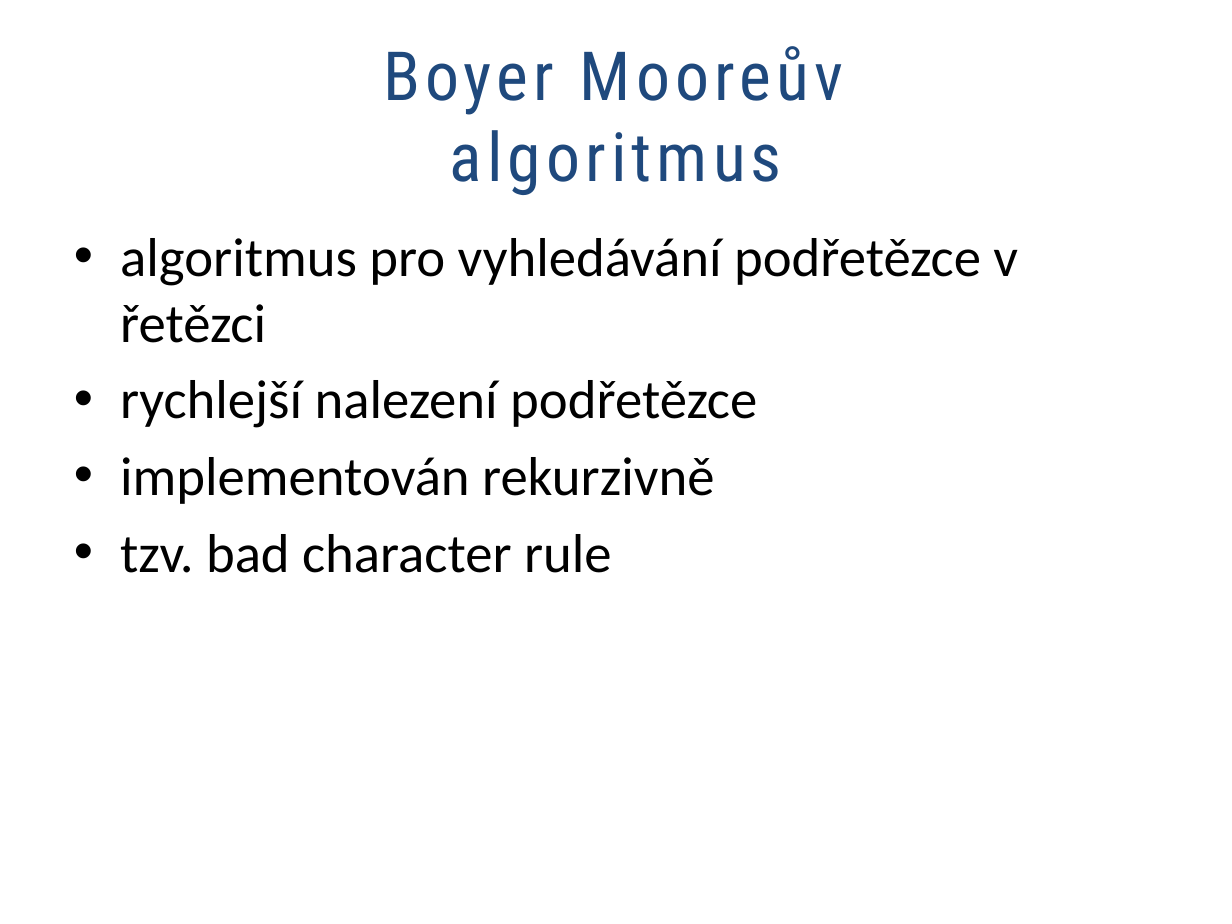
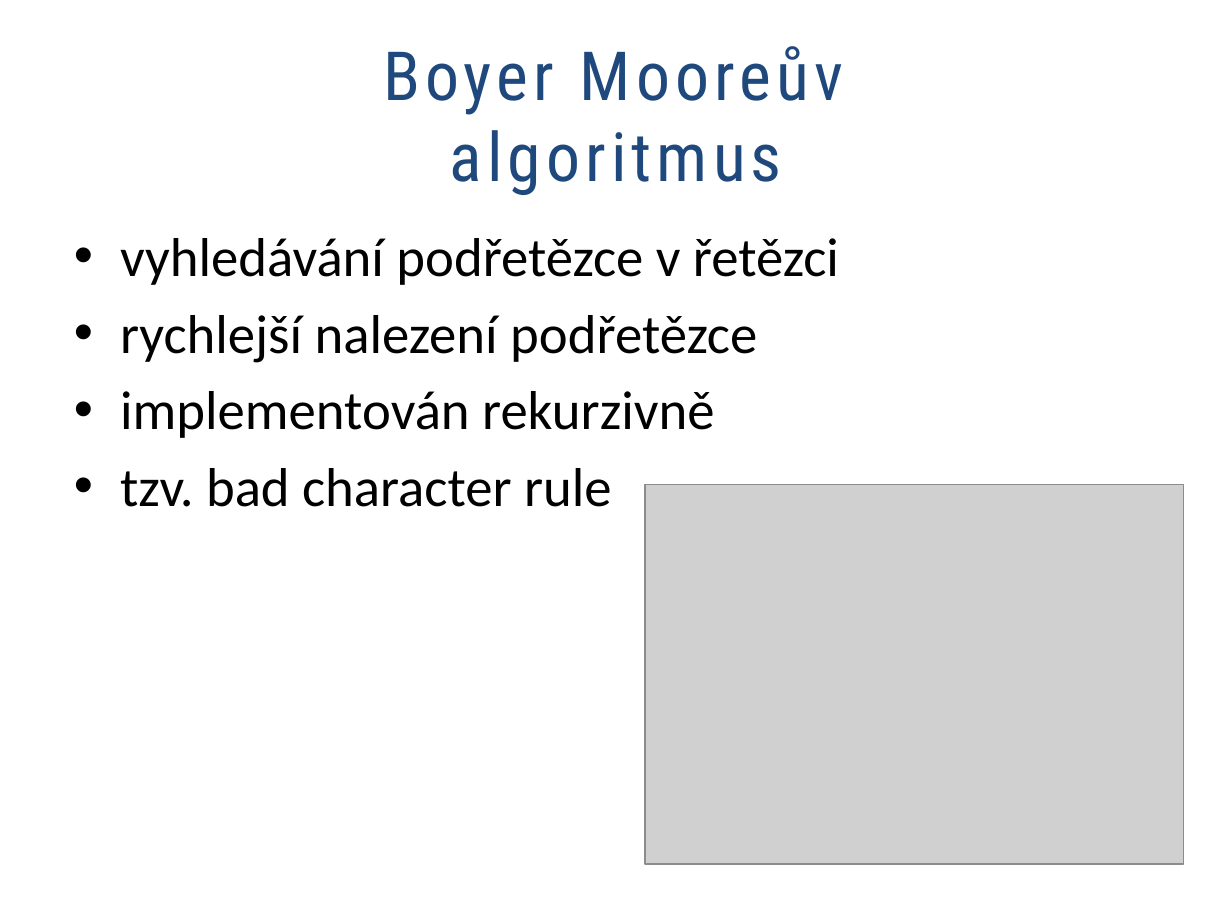
Before and after one commit to kotasjan/IFJProject, a slide deck: slide 7 of Planning/IFJ_obhajoba.pptx (slide 6 before the commit). Drawn at 1232x924 pixels with LibreOffice and Linux fonts; fonts in the diff are those of the drawing; grey boxes stand for pictures. Boxes give left, top, right and bottom in pixels: in the first picture for what was removed or moved away, otherwise in the second. Text is boxed around its words. In the diff, an @@ line names an element or a change of style, - is before the commit and + after.

```diff
--- a/Planning/IFJ_obhajoba.pptx
+++ b/Planning/IFJ_obhajoba.pptx
@@ text at (x1=120, y1=238, x2=839, y2=285): text changed @@
-• algoritmus pro vyhledávání podřetězce v řetězci
+• vyhledávání podřetězce v řetězci
@@ picture added at (x1=646, y1=484, x2=1184, y2=864) @@
```
Also in this commit, not shown: 2 other slides changed.
